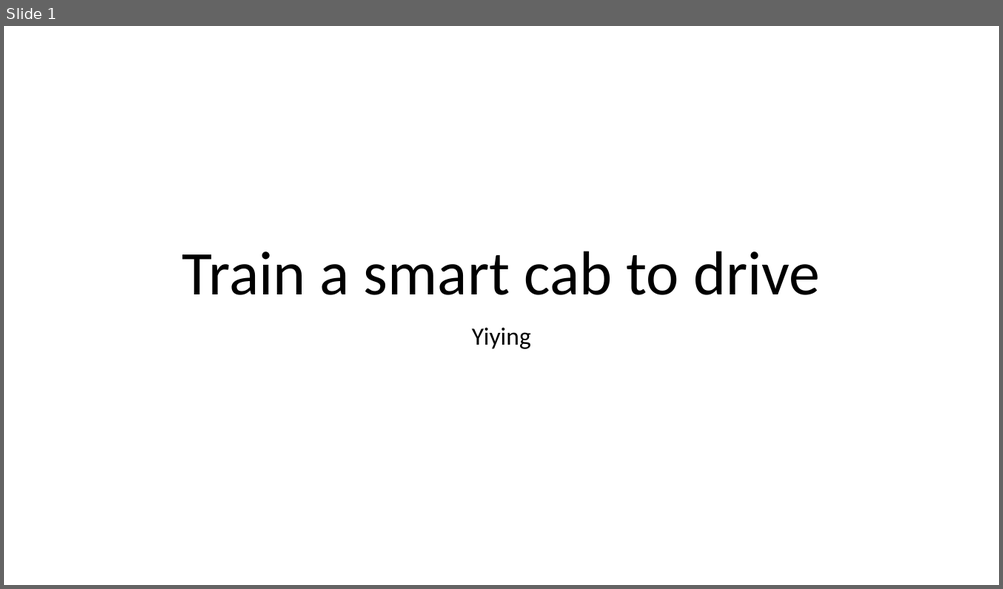
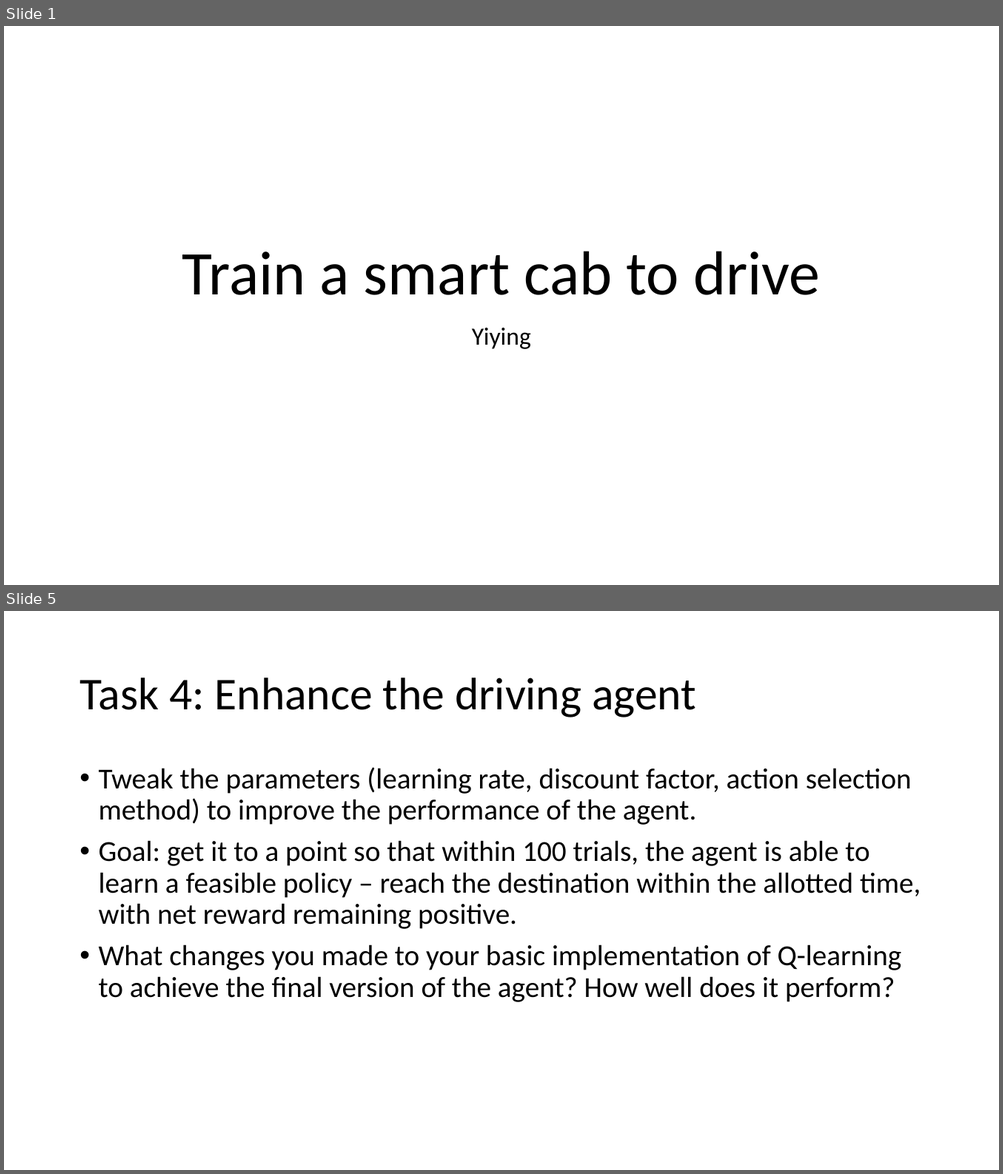
Before and after one commit to YiyingW/Train-a-smart-cab-to-drive, a slide deck: smartcab.pptx. Shown one above the other, each under a label of ours: slide 1 before the commit, slides 1 and 5 after it; the slides between them are not shown. The pictures are 1003x589 and 1003x1174 pixels, drawn with LibreOffice and Linux fonts; fonts in the diff are those of the drawing. Boxes give left, top, right and bottom in pixels: in the first picture for what was removed or moved away, otherwise in the second. Text is boxed around its words. In the diff, an @@ line names an element or a change of style, - is before the commit and + after.

```diff
--- a/smartcab.pptx
+++ b/smartcab.pptx
@@ slide 5 added at [4, 611, 999, 1170], background #FFFFFF @@
@@ title added at [79, 678, 696, 718], 44 pt, text #000000 @@
+Task 4: Enhance the driving agent
@@ text added at [99, 767, 920, 1002], 28 pt, text #000000 @@
+• Tweak the parameters (learning rate, discount factor, action selection method) to improve the performance of the agent.
+• Goal: get it to a point so that within 100 trials, the agent is able to learn a feasible policy – reach the destination within the allotted time, with net reward remaining positive.
+• What changes you made to your basic implementation of Q-learning to achieve the final version of the agent? How well does it perform?
```
Also in this commit, not shown: 1 slide changed, 2 other slides added, 6 other files.
